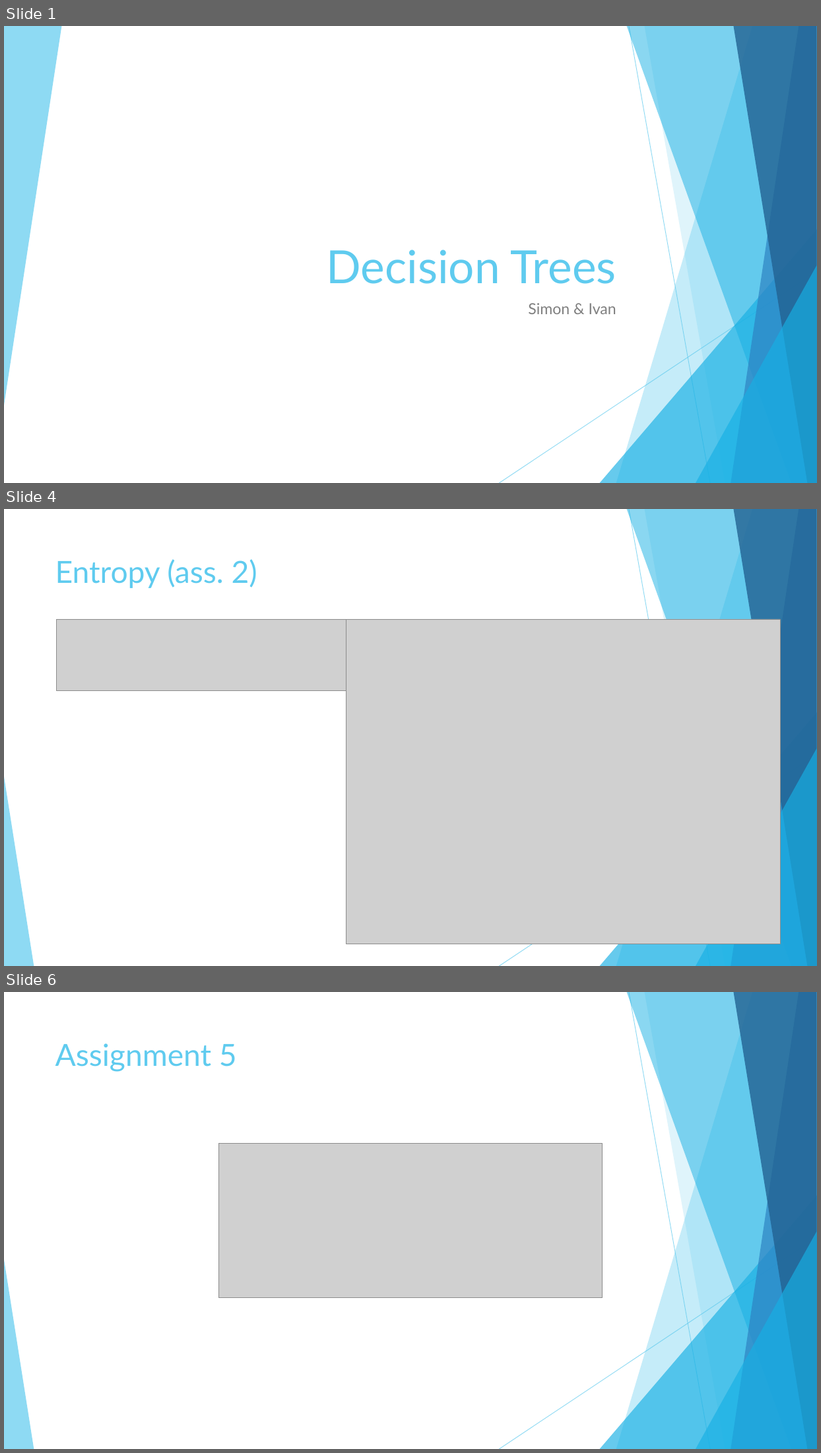
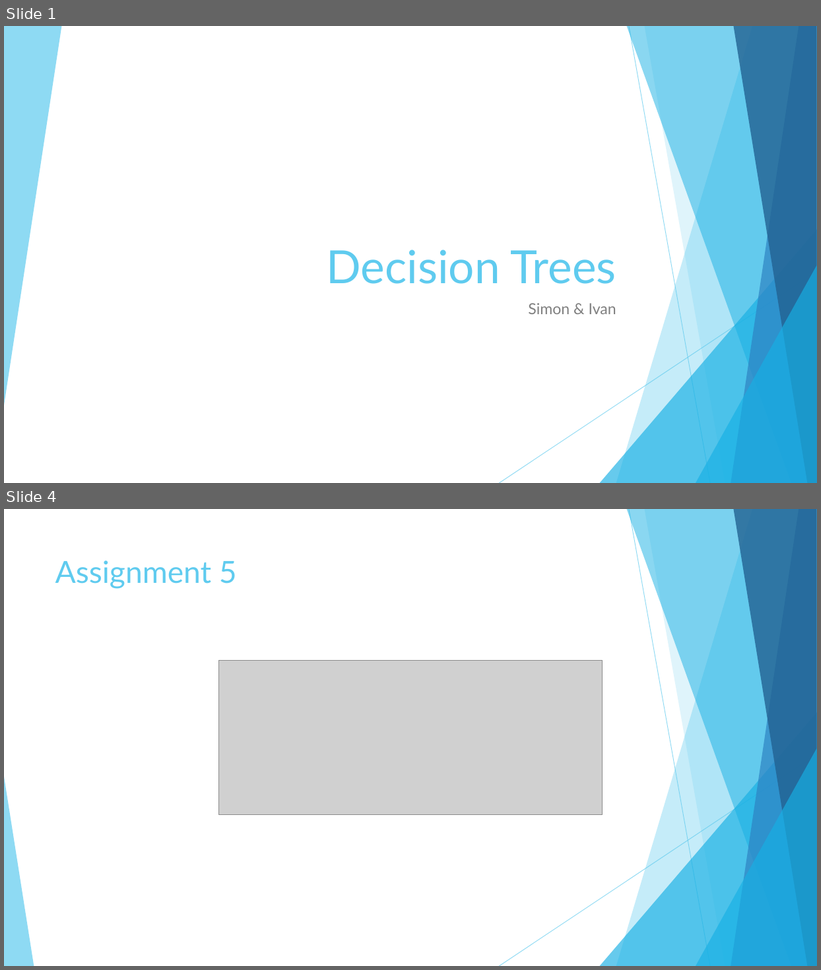
Before and after one commit to Ivan-Klabucar/Machine-Learning, a slide deck: Presentation3.pptx. Shown one above the other, each under a label of ours: slides 1, 4 and 6 before the commit, slides 1 and 4 after it; the slides between them are not shown. The pictures are 821x1453 and 821x970 pixels, drawn with LibreOffice and Linux fonts; fonts in the diff are those of the drawing; grey boxes stand for pictures. Boxes give left, top, right and bottom in pixels: in the first picture for what was removed or moved away, otherwise in the second. Text is boxed around its words. In the diff, an @@ line names an element or a change of style, - is before the commit and + after.

```diff
--- a/Presentation3.pptx
+++ b/Presentation3.pptx
@@ slide 4 removed at <box>4,509,817,966</box>, background #FFFFFF; not listed: 10 template elements that a slide beside it also shows @@
@@ title removed at <box>55,559,257,588</box> @@
-Entropy (ass. 2)
@@ picture removed at <box>56,619,347,691</box> @@
@@ picture removed at <box>346,619,780,945</box> @@
@@ what was slide 6 is now slide 4 @@
```
Also in this commit, not shown: 4 slides changed, 4 slides added, 1 other slide removed.
